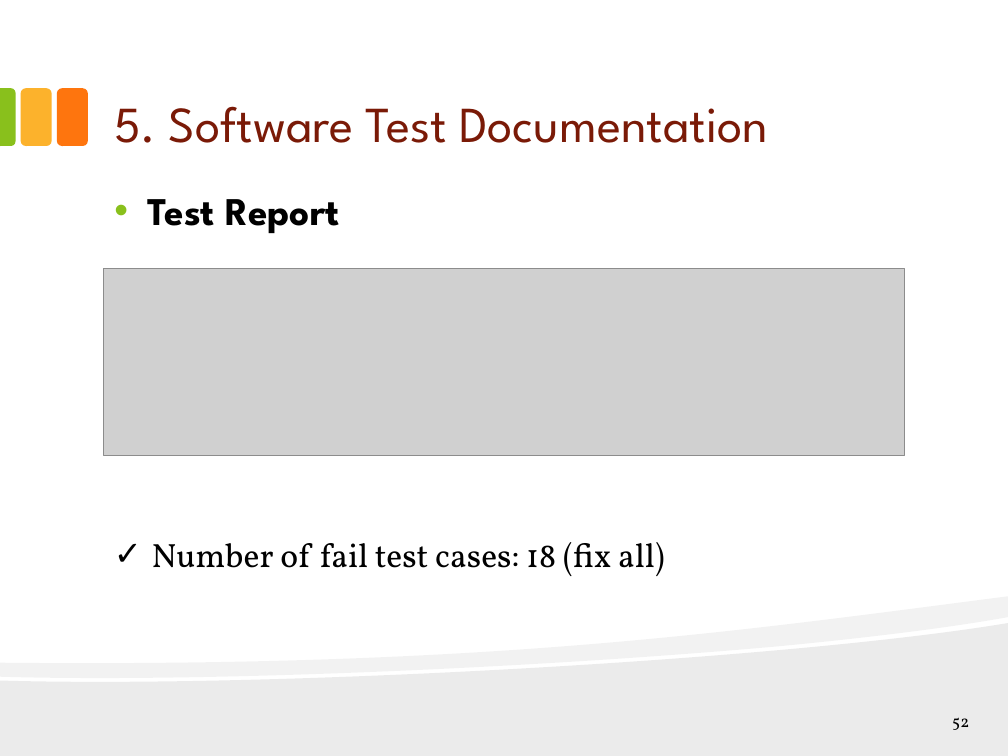
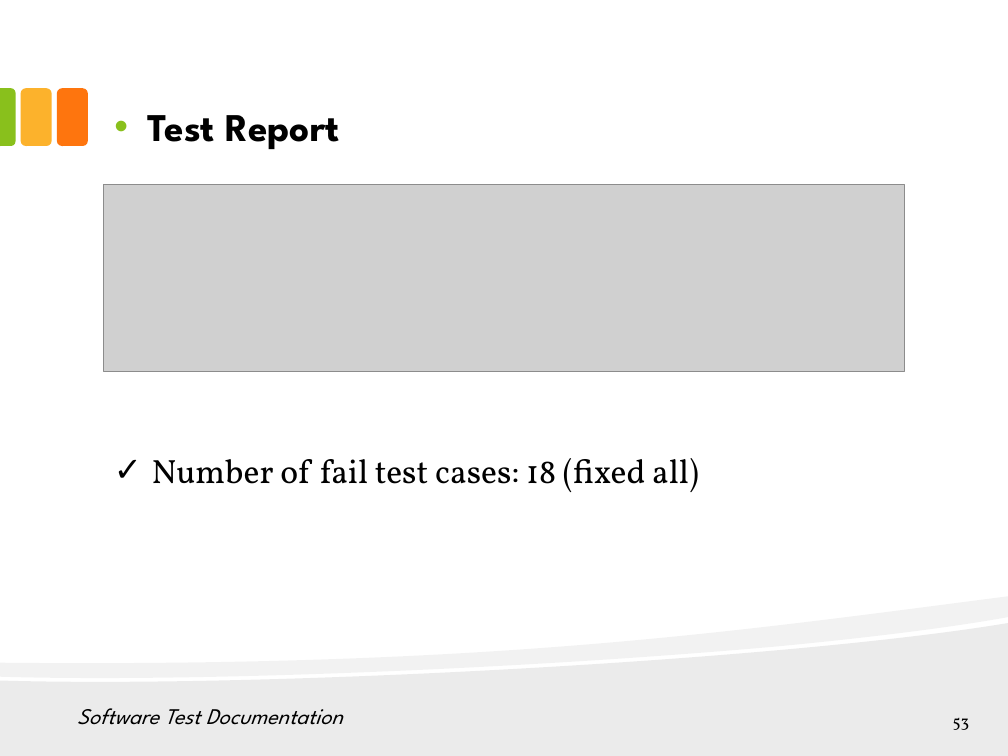
Before and after one commit to hungqcao/Rental-House-Finding, a slide deck: slide 53 of Document/Documentation/Final Document & Report/RHF_Presentation_Final_v1.0.pptx (slide 52 before the commit). Drawn at 1008x756 pixels with LibreOffice and Linux fonts; fonts in the diff are those of the drawing; grey boxes stand for pictures. Boxes give left, top, right and bottom in pixels: in the first picture for what was removed or moved away, otherwise in the second. Text is boxed around its words. In the diff, an @@ line names an element or a change of style, - is before the commit and + after.

```diff
--- a/Document/Documentation/Final Document & Report/RHF_Presentation_Final_v1.0.pptx
+++ b/Document/Documentation/Final Document & Report/RHF_Presentation_Final_v1.0.pptx
@@ text "Test Report": place and size @@
-text "Test Report" at [148, 199, 340, 233]
+text "Test Report" at [148, 115, 340, 149]
@@ picture: place and size @@
-picture at [104, 269, 904, 456]
+picture at [104, 184, 904, 371]
@@ text at [152, 458, 699, 492]: text changed @@
-✓ Number of fail test cases: 18 (fix all)
+✓ Number of fail test cases: 18 (fixed all)
@@ text "Software Test Documentation" at [77, 708, 343, 725]: vertical alignment bottom to top @@
@@ text at [77, 708, 343, 725]: text changed; size 36 to 16 pt; text colour #7A1A07 to #000000; italic on @@
-5. Software Test Documentation
+Software Test Documentation
@@ page number at [953, 718, 970, 730]: text changed @@
-52
+53
```
Also in this commit, not shown: 19 other slides changed, 6 slides added, 5 slides removed.
